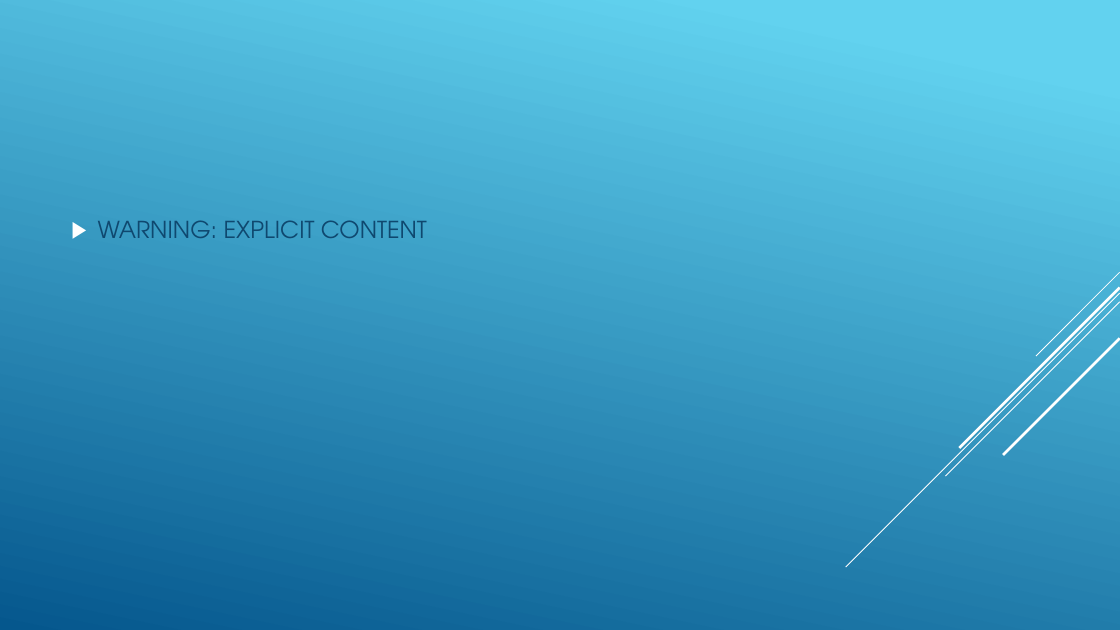
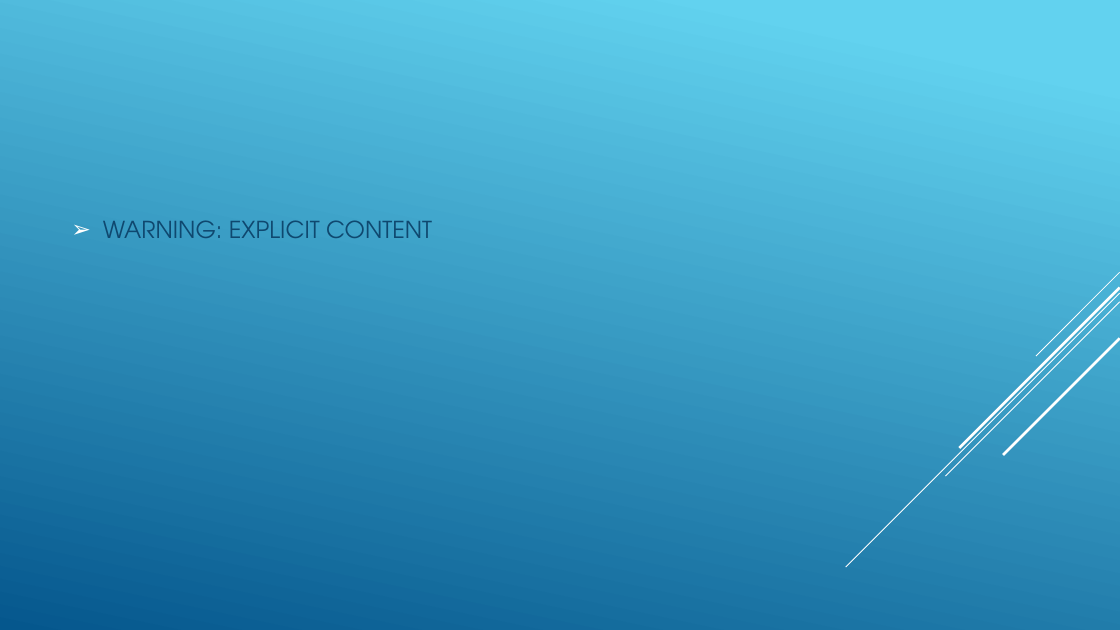
Before and after one commit to revature-scalawags/Project2-Group6, a slide deck: slide 8 of Group Twitter Stream - Project1.pptx. Drawn at 1120x630 pixels with LibreOffice and Linux fonts; fonts in the diff are those of the drawing. Boxes give left, top, right and bottom in pixels: in the first picture for what was removed or moved away, otherwise in the second. Text is boxed around its words. In the diff, an @@ line names an element or a change of style, - is before the commit and + after.

```diff
--- a/Group Twitter Stream - Project1.pptx
+++ b/Group Twitter Stream - Project1.pptx
@@ text "WARNING: EXPLICIT CONTENT" at (x1=103, y1=220, x2=432, y2=238): bullet ▶ to ➢ @@
```
Also in this commit, not shown: 5 other slides changed, 2 slides added, 2 slides removed.
